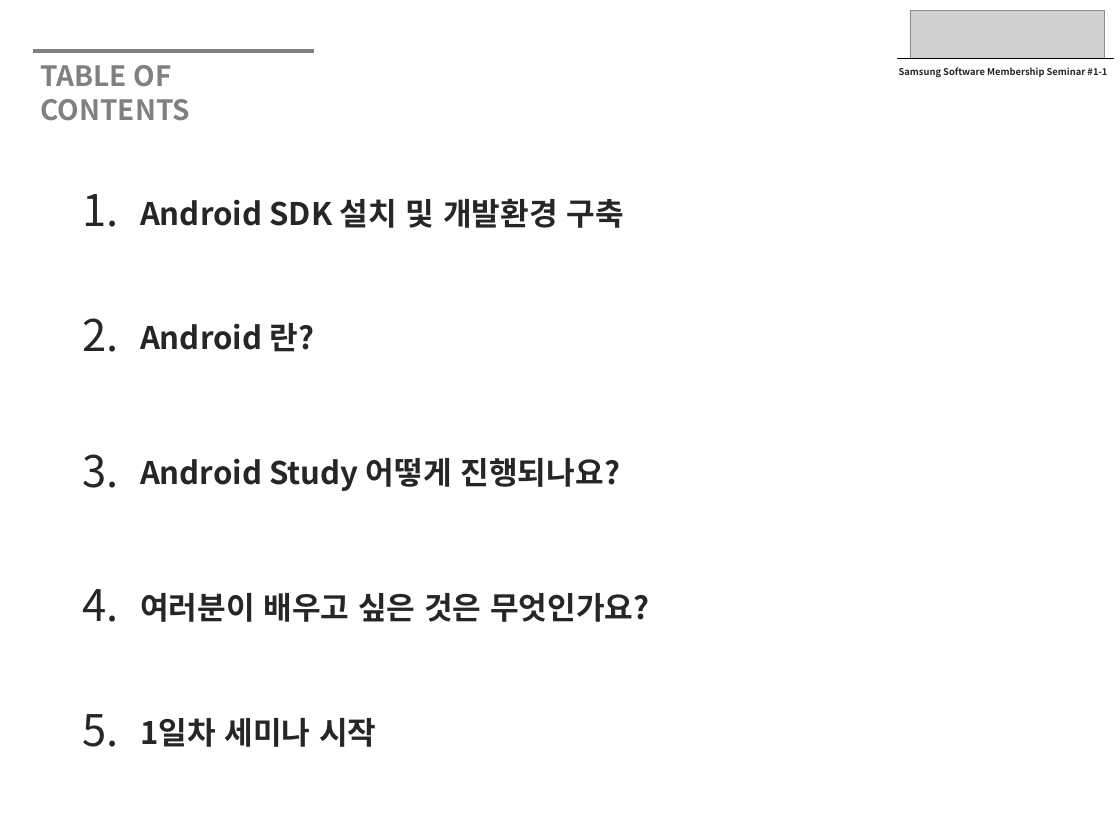
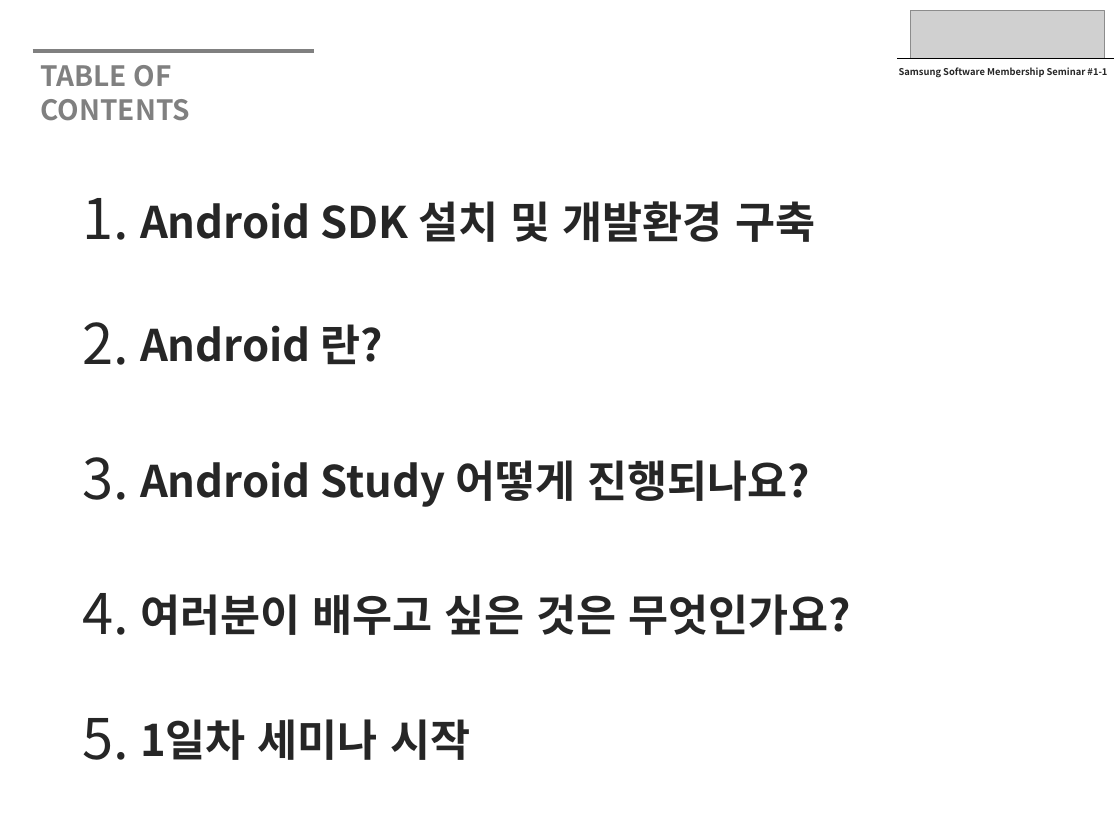
Before and after one commit to yjaeseok/gnssm_android_codelab, a slide deck: slide 2 of docs/1일차-20140326.pptx. Drawn at 1120x840 pixels with LibreOffice and Linux fonts; fonts in the diff are those of the drawing; grey boxes stand for pictures; background and template pictures are left out. Boxes give left, top, right and bottom in pixels: in the first picture for what was removed or moved away, otherwise in the second. Text is boxed around its words. In the diff, an @@ line names an element or a change of style, - is before the commit and + after.

```diff
--- a/docs/1일차-20140326.pptx
+++ b/docs/1일차-20140326.pptx
@@ size 20 to 28 pt in 5 elements at [140,324,383,364], [140,719,470,760], [140,201,815,242], [140,460,810,507], [140,594,852,635] @@
@@ size 28 to 36 pt in 5 elements at [83,198,130,240], [83,322,130,365], [83,457,130,500], [83,593,130,635], [83,718,130,760] @@
```
Also in this commit, not shown: 3 other slides changed, 32 slides added, 1 slide removed, 48 other files.
